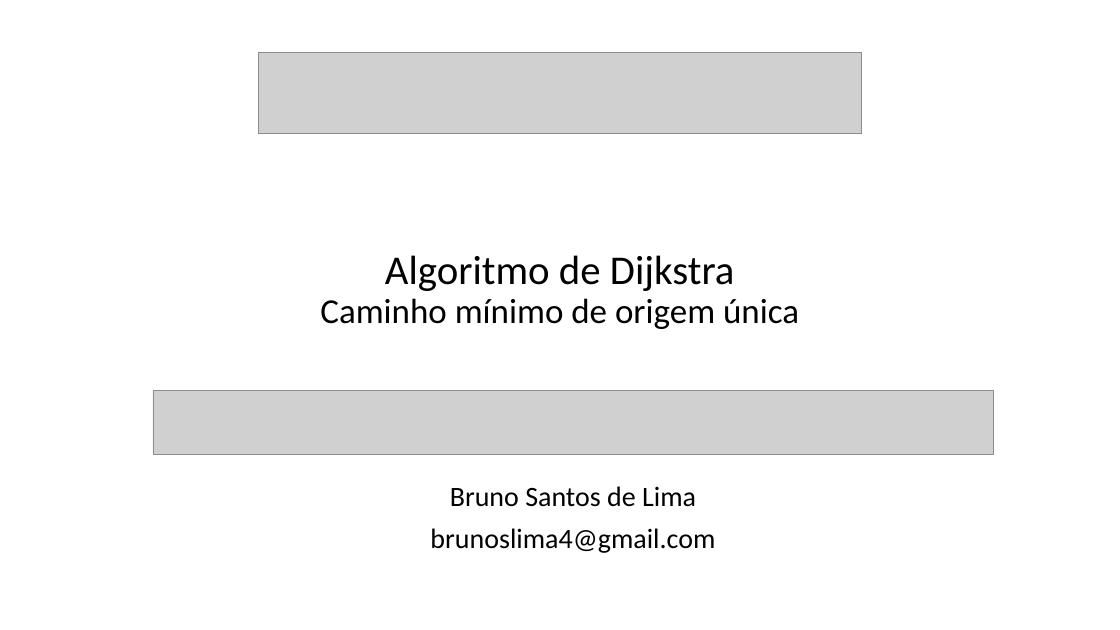
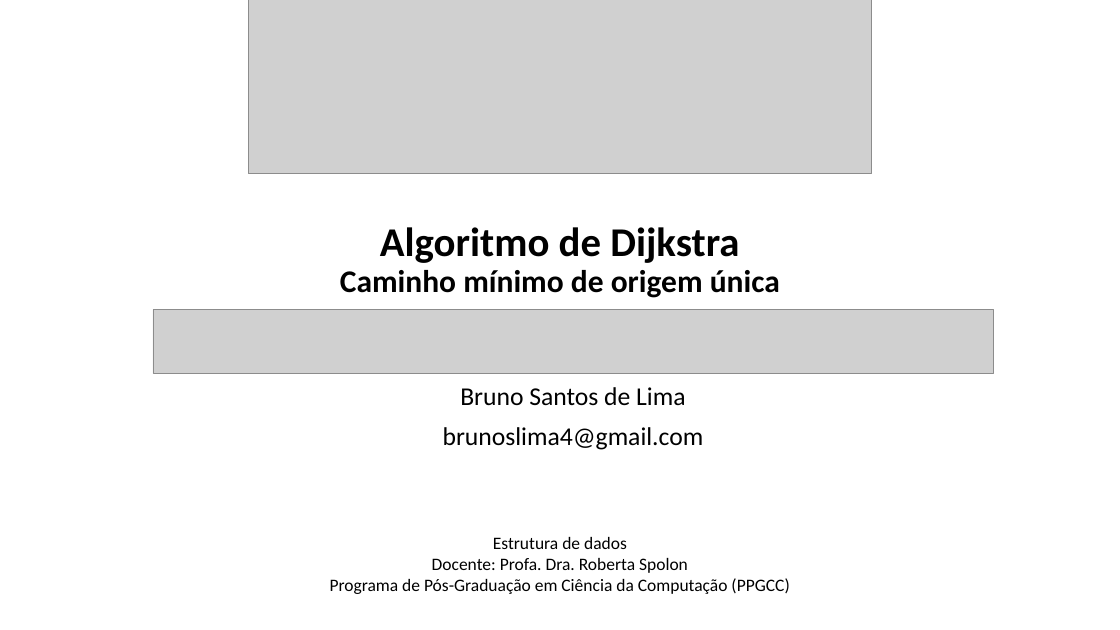
Before and after one commit to brunoslima/Dijkstra-Algorithm, a slide deck: slide 1 of Theory/Algoritmo-Dijkstra-BrunoLima.pptx. Drawn at 1120x630 pixels with LibreOffice and Linux fonts; fonts in the diff are those of the drawing; grey boxes stand for pictures. Boxes give left, top, right and bottom in pixels: in the first picture for what was removed or moved away, otherwise in the second. Text is boxed around its words. In the diff, an @@ line names an element or a change of style, - is before the commit and + after.

```diff
--- a/Theory/Algoritmo-Dijkstra-BrunoLima.pptx
+++ b/Theory/Algoritmo-Dijkstra-BrunoLima.pptx
@@ picture added at [248,0,872,174] @@
@@ picture removed at [259,53,862,134] @@
@@ title "Algoritmo de Dijkstra Caminho mínimo ...": place and size @@
-title "Algoritmo de Dijkstra Caminho mínimo ..." at [320,255,799,329]
+title "Algoritmo de Dijkstra Caminho mínimo ..." at [340,227,780,298]
@@ title "Algoritmo de Dijkstra Caminho mínimo ..." at [340,227,780,298]: size 30 to 27 pt in "Caminho mínimo de origem única"; bold on @@
@@ picture: place and size @@
-picture at [153,391,993,455]
+picture at [153,310,993,374]
@@ subtitle "Bruno Santos de Lima": place and size @@
-subtitle "Bruno Santos de Lima" at [430,486,715,553]
+subtitle "Bruno Santos de Lima" at [443,387,704,450]
@@ subtitle "Bruno Santos de Lima" at [443,387,704,450]: size 24 to 22 pt @@
@@ text added at [330,537,789,594], 15 pt, text #000000 @@
+Estrutura de dados
+Docente: Profa. Dra. Roberta Spolon
+Programa de Pós-Graduação em Ciência da Computação (PPGCC)
```
Also in this commit, not shown: 52 other slides changed, 1 slide added.
